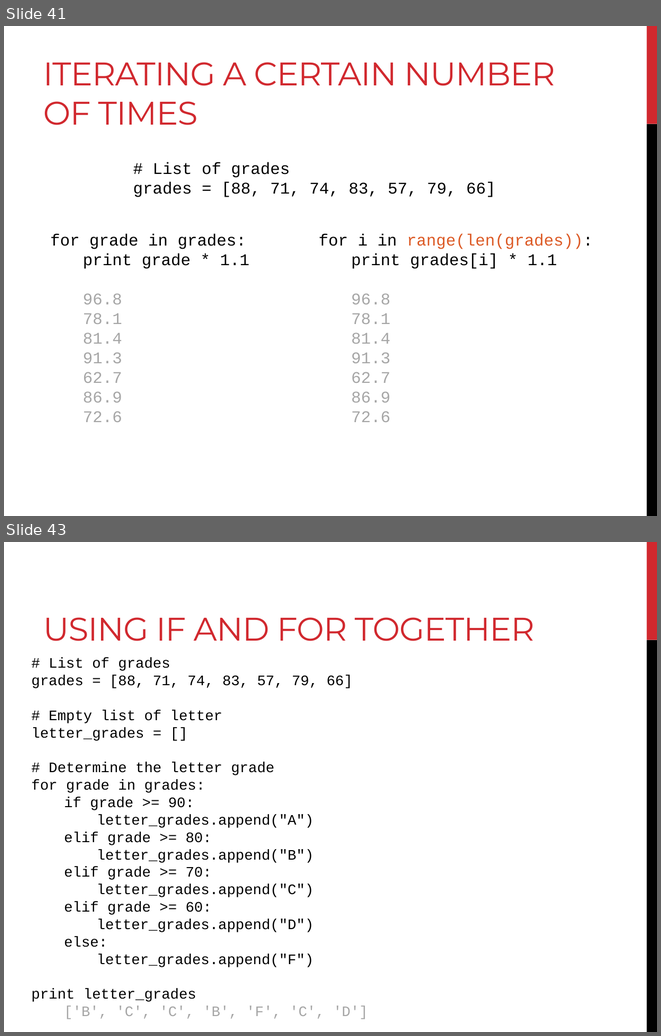
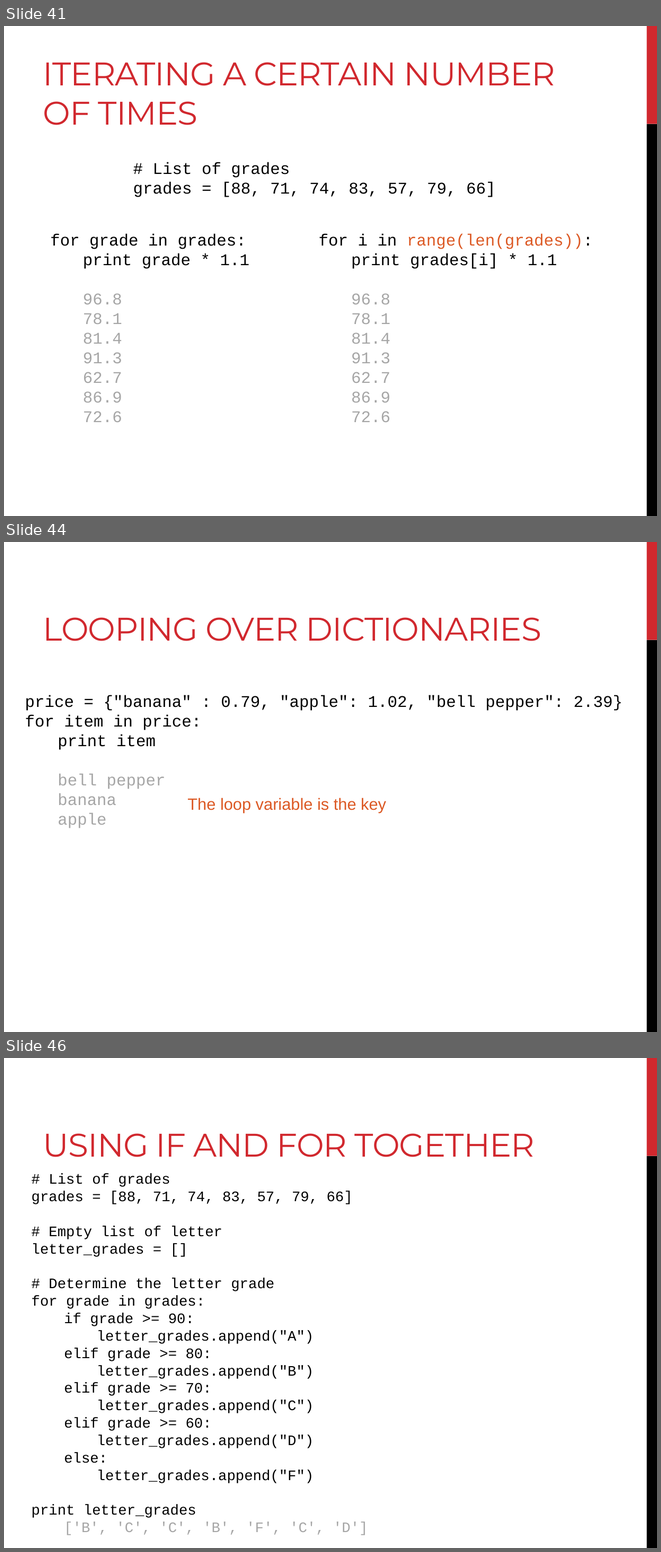
Before and after one commit to BjornFJohansson/ccbb_bigdata2015_python, a slide deck: slides/day2_slides.pptx. Shown one above the other, each under a label of ours: slides 41 and 43 before the commit, slides 41, 44 and 46 after it; the slides between them are not shown. The pictures are 661x1036 and 661x1552 pixels, drawn with LibreOffice and Linux fonts; fonts in the diff are those of the drawing. Boxes give left, top, right and bottom in pixels: in the first picture for what was removed or moved away, otherwise in the second. Text is boxed around its words. In the diff, an @@ line names an element or a change of style, - is before the commit and + after.

```diff
--- a/slides/day2_slides.pptx
+++ b/slides/day2_slides.pptx
@@ slide 44 added at bbox=[4, 542, 657, 1032], background #FFFFFF; not listed: 2 template elements that a slide beside it also shows @@
@@ title added at bbox=[43, 617, 541, 641], 36 pt, text #D1282E @@
+LOOPING OVER DICTIONARIES
@@ text added at bbox=[25, 695, 623, 828], 18 pt, text #000000 @@
+price = {"banana" : 0.79, "apple": 1.02, "bell pepper": 2.39}
+for item in price:
+print item
+bell pepper
+  banana
+  apple
@@ text added at bbox=[187, 797, 386, 813], 18 pt, text #DC5924 @@
+The loop variable is the key
@@ what was slide 43 is now slide 46 @@
```
Also in this commit, not shown: 4 other slides added, 3 slides removed, 2 other files.
